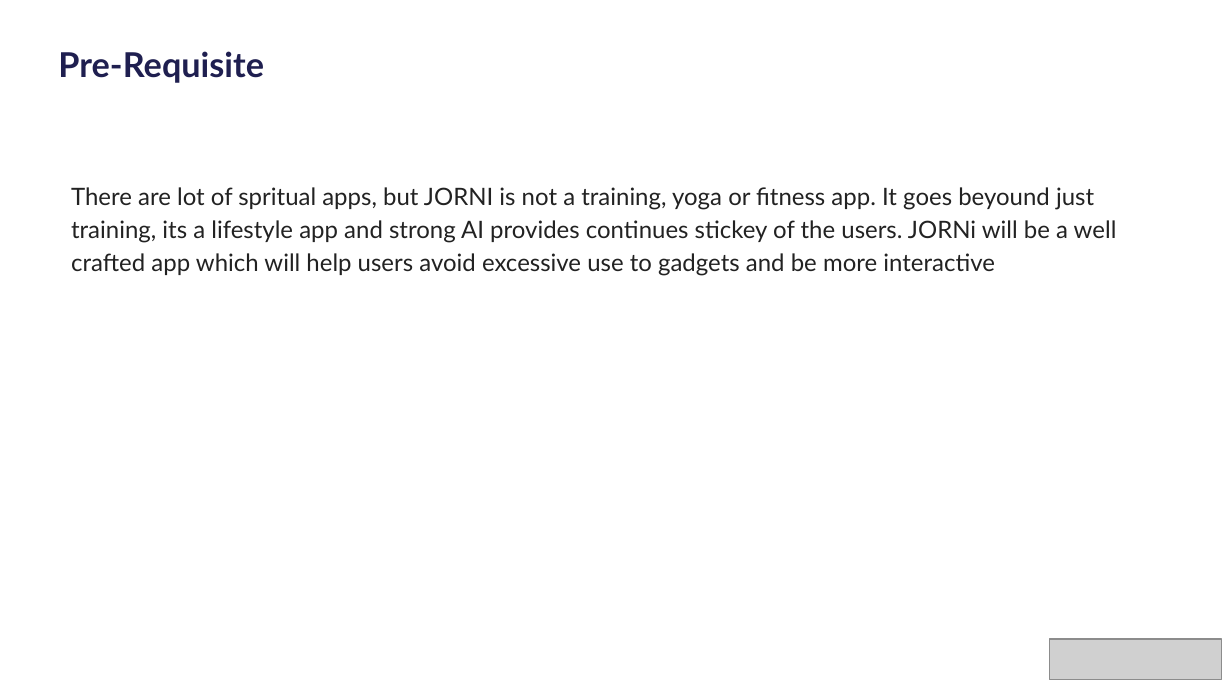
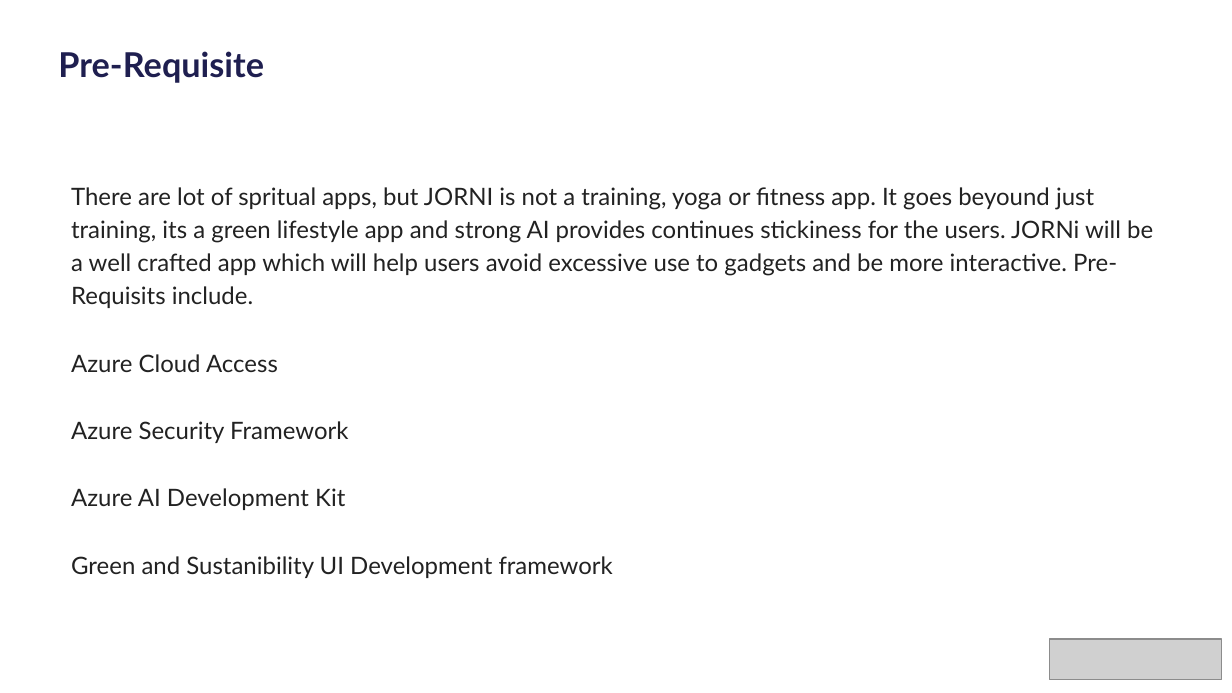
Before and after one commit to kiranputhran/jorni, a slide deck: slide 4 of idea/JORNI_PLEDGE_TO_PROGRES_Microsoft_Sustainability.pptx. Drawn at 1232x693 pixels with LibreOffice and Linux fonts; fonts in the diff are those of the drawing; grey boxes stand for pictures; background and template pictures are left out. Boxes give left, top, right and bottom in pixels: in the first picture for what was removed or moved away, otherwise in the second. Text is boxed around its words. In the diff, an @@ line names an element or a change of style, - is before the commit and + after.

Commit message:
Updated version of the JORNI idea
Updated version of the JORNI idea

```diff
--- a/idea/JORNI_PLEDGE_TO_PROGRES_Microsoft_Sustainability.pptx
+++ b/idea/JORNI_PLEDGE_TO_PROGRES_Microsoft_Sustainability.pptx
@@ text at (71, 187, 1153, 578): text changed @@
-There are lot of spritual apps, but JORNI is not a training, yoga or fitness app. It goes beyound just training, its a lifestyle app and strong AI provides continues stickey of the users. JORNi will be a well crafted app which will help users avoid excessive use to gadgets and be more interactive
+There are lot of spritual apps, but JORNI is not a training, yoga or fitness app. It goes beyound just training, its a green lifestyle app and strong AI provides continues stickiness for the users. JORNi will be a well crafted app which will help users avoid excessive use to gadgets and be more interactive. Pre-Requisits include.
+Azure Cloud Access
+Azure Security Framework
+Azure AI Development Kit
+Green and Sustanibility UI Development framework
```
Also in this commit, not shown: 1 other slide changed.
